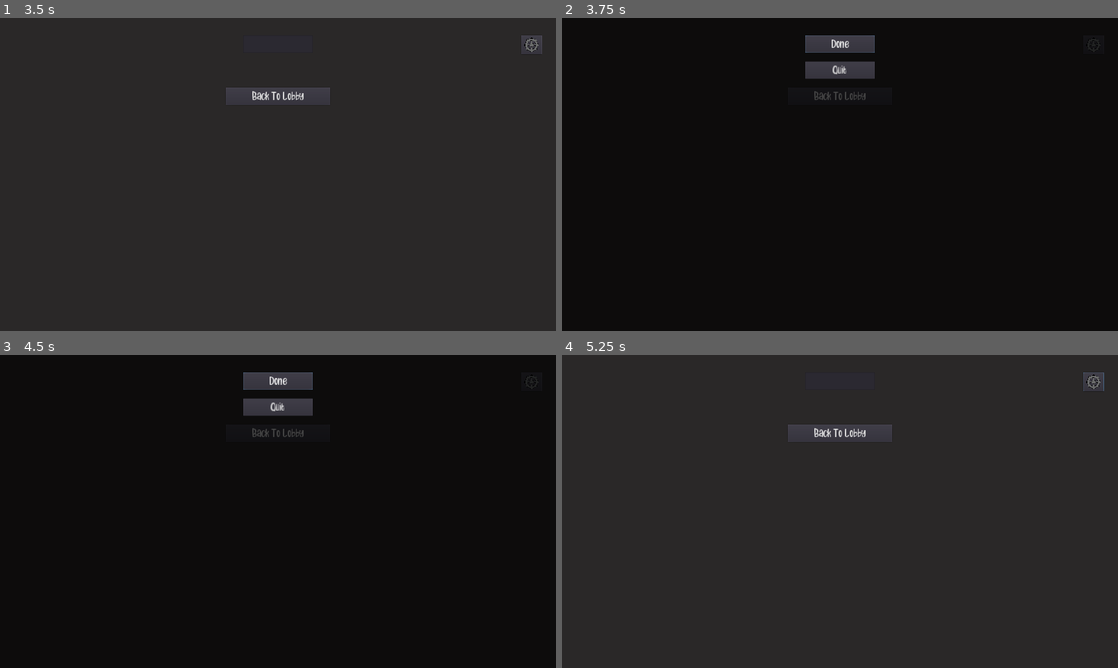
Above: before the commit, frames 1-4 (two rows, left to right).
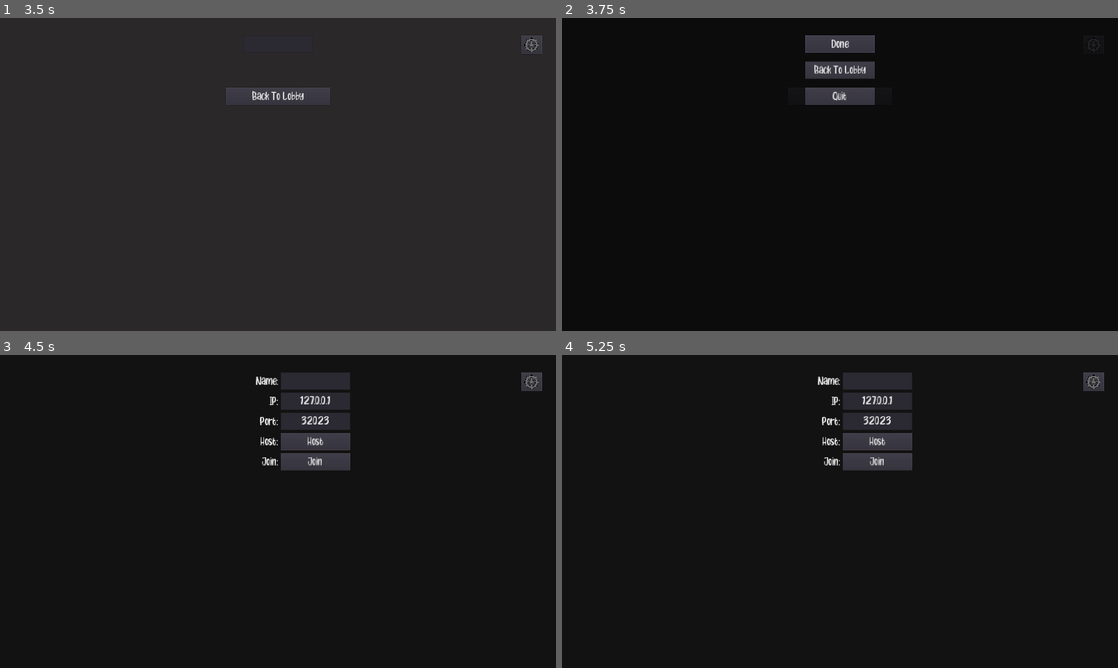
Above: after the commit, the same moments.

Repository: Scienceboy999/Battleship
Game: Godot game, scene res://Lobby/Lobby.tscn
Two runs of this game, one before a commit and one after it. Both use one fixed random seed, a clock stepped at 60 frames per second and the inputs below.
Inputs (mouse positions are in pixels of both pictures, inside the frame that each line leads up to):
- Up to frame 1 (3.5 s): click (316, 43) at 0.52 s; type "Alex" at 0.6 s; click "Host" at 1.25 s; click "Back To Lobby" at 2 s; click "Join" at 2.75 s
- Up to frame 2 (3.75 s): click (1095, 46) at 3.52 s
- Up to frame 3 (4.5 s): click "Back To Lobby" at 4.25 s
- Up to frame 4 (5.25 s): click (840, 380) at 5 s, where only the run before the commit has a clickable "Done"

Frame 1 is identical in both runs. In frame 2, 0.8% of the frame differs, in the area x 43-57%, y 14-28%; in frame 3, 4.1%, in the area x 43-98%, y 5-37%; in frame 4, 2.2%.

Commit message:
Added BackToLobby to settings

Diff:
--- a/Settings/Settings.gd
+++ b/Settings/Settings.gd
@@ -9,3 +9,7 @@
 
 func _on_QuitButton_pressed() -> void:
 	get_tree().quit()
+
+func _on_BackToLobbyButton_pressed() -> void:
+	get_tree().change_scene("res://Lobby/Lobby.tscn")
+	Network.peer.close_connection()
--- a/Settings/Settings.tscn
+++ b/Settings/Settings.tscn
@@ -4,7 +4,6 @@
 [ext_resource path="res://Settings/Settings.gd" type="Script" id=2]
 
 [node name="Settings" type="Popup"]
-visible = true
 anchor_right = 1.0
 anchor_bottom = 1.0
 theme = ExtResource( 1 )
@@ -37,11 +36,19 @@
 rect_min_size = Vector2( 256, 64 )
 text = "Done"
 
-[node name="QuitButton" type="Button" parent="ColorRect/GridContainer"]
+[node name="BackToLobbyButton" type="Button" parent="ColorRect/GridContainer"]
 margin_top = 96.0
 margin_right = 256.0
 margin_bottom = 160.0
 rect_min_size = Vector2( 256, 64 )
+text = "Back To Lobby"
+
+[node name="QuitButton" type="Button" parent="ColorRect/GridContainer"]
+margin_top = 192.0
+margin_right = 256.0
+margin_bottom = 256.0
+rect_min_size = Vector2( 256, 64 )
 text = "Quit"
 [connection signal="pressed" from="ColorRect/GridContainer/DoneButton" to="." method="_on_DoneButton_pressed"]
+[connection signal="pressed" from="ColorRect/GridContainer/BackToLobbyButton" to="." method="_on_BackToLobbyButton_pressed"]
 [connection signal="pressed" from="ColorRect/GridContainer/QuitButton" to="." method="_on_QuitButton_pressed"]
